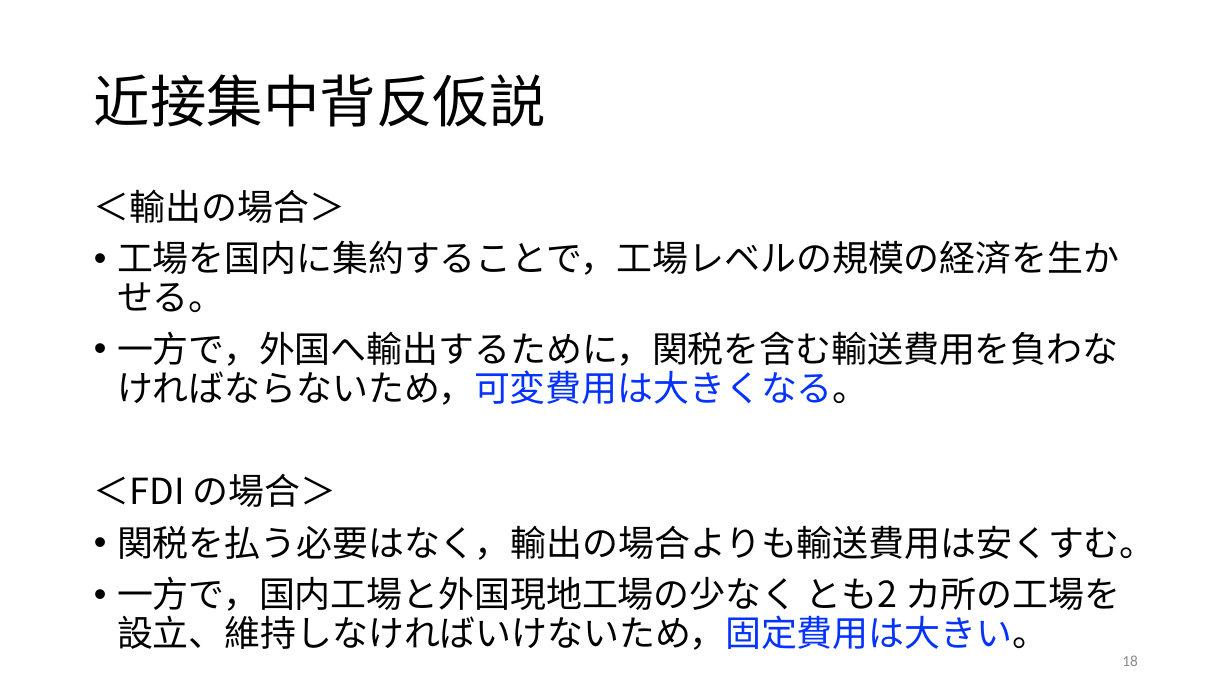
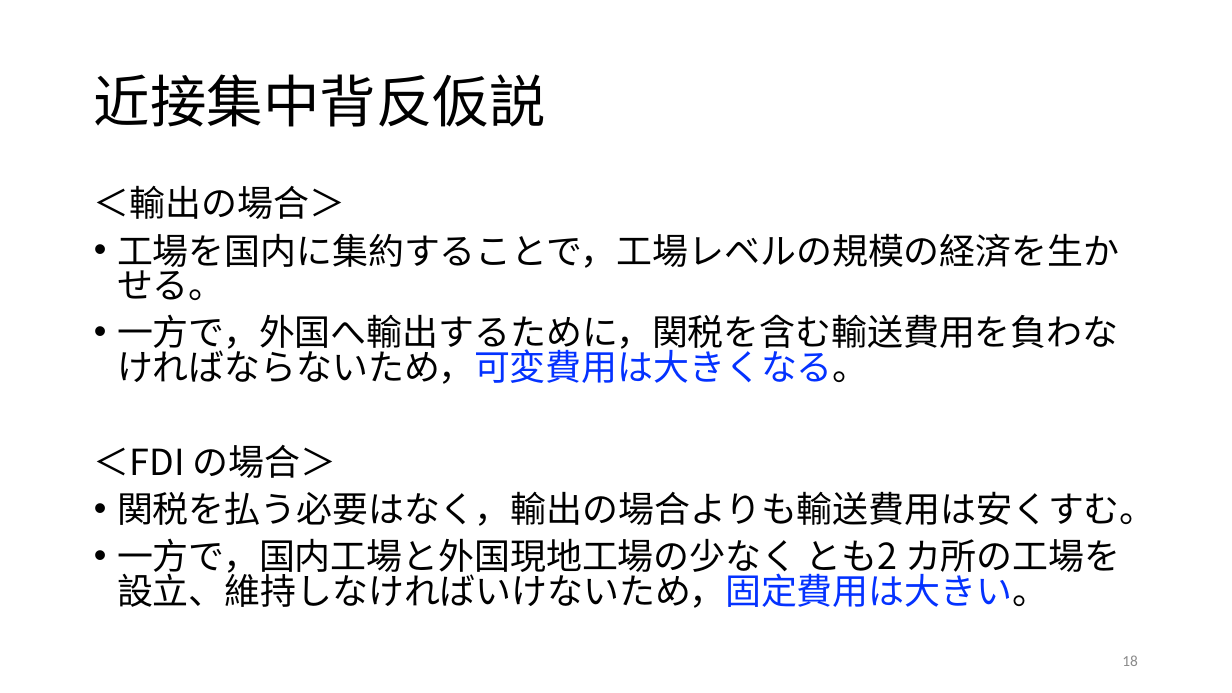
Before and after one commit to ayumu-tanaka/mof2026, a slide deck: slide 18 of slides/07.pptx. Drawn at 1232x693 pixels with LibreOffice and Linux fonts; fonts in the diff are those of the drawing. Boxes give left, top, right and bottom in pixels: in the first picture for what was removed or moved away, otherwise in the second. Text is boxed around its words. In the diff, an @@ line names an element or a change of style, - is before the commit and + after.

```diff
--- a/slides/07.pptx
+++ b/slides/07.pptx
@@ text "＜輸出の場合＞" at (94,185,1156,608): line spacing 0.9 to 0.8 @@
```
Also in this commit, not shown: 6 other slides changed, 1 slide added, 1 slide removed.
